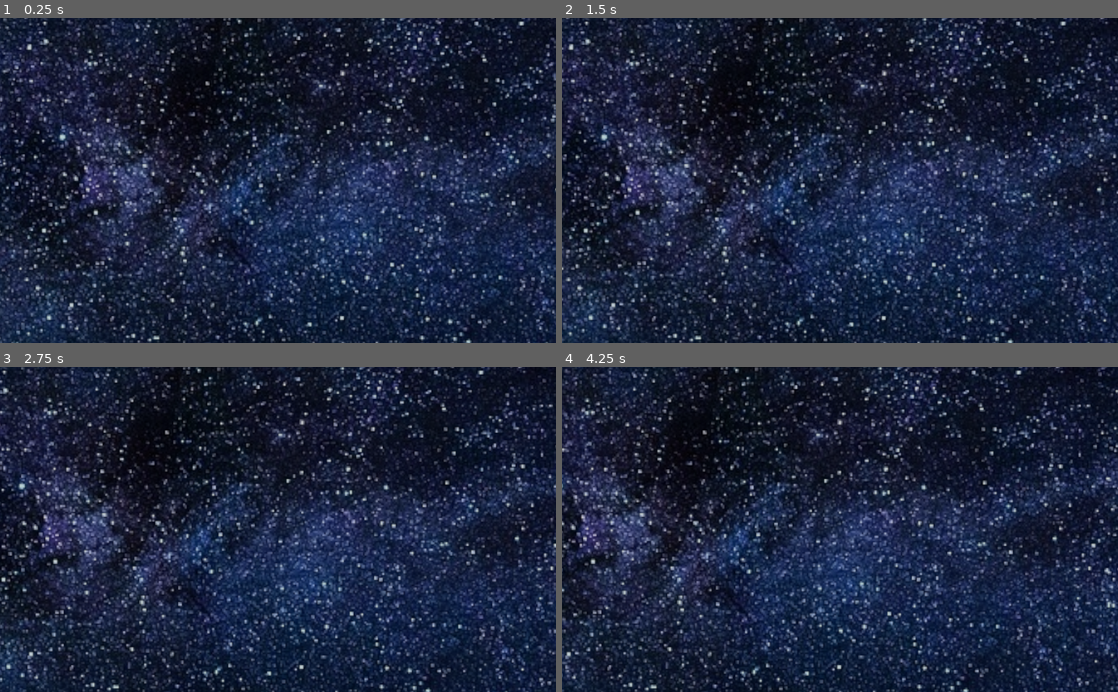
Above: before the commit, frames 1-4 (two rows, left to right).
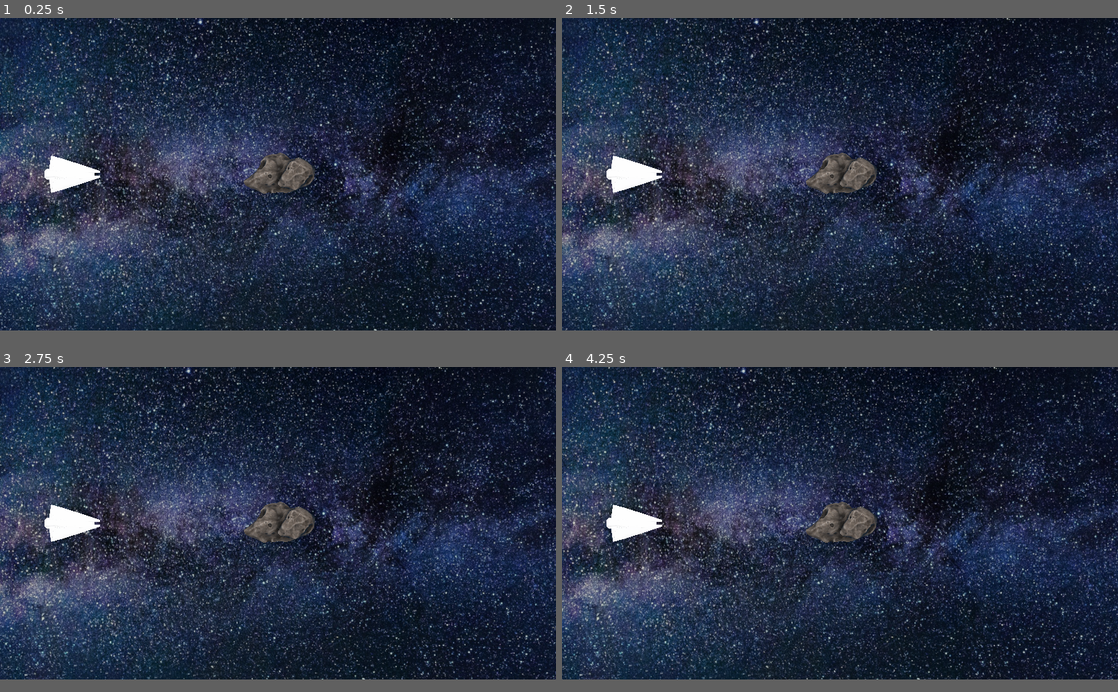
Above: after the commit, the same moments.

Repository: EESC-MKGroup/Godot-Rehab-Game-Framework
Game: Godot game, scene res://Scenes/Background.tscn
The game is run twice, just before and just after one commit, with the same random seed, the same clock (stepped at 60 frames per second) and the same inputs. Before the commit the project has no main scene; this scene is started directly in both runs.
Inputs:
- Up to frame 1 (0.25 s): no input
- Up to frame 2 (1.5 s): no input
- Up to frame 3 (2.75 s): no input
- Up to frame 4 (4.25 s): no input
In our replay, the window is 800x468 before the commit and 800x450 after it. These sizes can differ from the game's own. Grey fills any space a smaller window leaves; there, only what the larger window draws over its background counts as a difference.

The runs differ from the first frame. In frame 1, 52% of the frame differs, in the area x 0-100%, y 0-100%; in frame 2, 52%; in frame 3, 52%; in frame 4, 51%.

Commit message:
More assets

Diff:
--- /dev/null
+++ b/Actors/Asteroid.tscn
@@ -0,0 +1,99 @@
+[gd_scene load_steps=6 format=2]
+
+[ext_resource path="res://Meshes/prop_asteroid_03.obj" type="ArrayMesh" id=1]
+[ext_resource path="res://Textures/prop_asteroid_03_dff.png" type="Texture" id=2]
+[ext_resource path="res://Textures/prop_asteroid_03_nrm.png" type="Texture" id=3]
+
+[sub_resource type="SpatialMaterial" id=2]
+
+render_priority = 0
+flags_transparent = false
+flags_unshaded = false
+flags_vertex_lighting = false
+flags_no_depth_test = false
+flags_use_point_size = false
+flags_world_triplanar = false
+flags_fixed_size = false
+flags_albedo_tex_force_srgb = false
+vertex_color_use_as_albedo = true
+vertex_color_is_srgb = true
+params_diffuse_mode = 0
+params_specular_mode = 0
+params_blend_mode = 0
+params_cull_mode = 0
+params_depth_draw_mode = 0
+params_line_width = 1.0
+params_point_size = 1.0
+params_billboard_mode = 0
+params_grow = false
+params_use_alpha_scissor = false
+albedo_color = Color( 1, 1, 1, 1 )
+albedo_texture = ExtResource( 2 )
+metallic = 0.0
+metallic_specular = 0.0
+metallic_texture_channel = 0
+roughness = 0.0
+roughness_texture_channel = 0
+emission_enabled = false
+normal_enabled = true
+normal_scale = 1.0
+normal_texture = ExtResource( 3 )
+rim_enabled = false
+clearcoat_enabled = false
+anisotropy_enabled = false
+ao_enabled = false
+depth_enabled = false
+subsurf_scatter_enabled = false
+transmission_enabled = false
+refraction_enabled = false
+detail_enabled = false
+uv1_scale = Vector3( 1, 1, 1 )
+uv1_offset = Vector3( 0, 0, 0 )
+uv1_triplanar = false
+uv1_triplanar_sharpness = 1.0
+uv2_scale = Vector3( 1, 1, 1 )
+uv2_offset = Vector3( 0, 0, 0 )
+uv2_triplanar = false
+uv2_triplanar_sharpness = 1.0
+proximity_fade_enable = false
+distance_fade_enable = false
+_sections_unfolded = [ "Albedo", "Anisotropy", "Flags", "Metallic", "NormalMap", "Vertex Color" ]
+
+[sub_resource type="SphereShape" id=1]
+
+radius = 1.0
+
+[node name="Asteroid" type="KinematicBody"]
+
+input_ray_pickable = true
+input_capture_on_drag = false
+collision_layer = 1
+collision_mask = 1
+axis_lock_linear_x = false
+axis_lock_linear_y = false
+axis_lock_linear_z = false
+axis_lock_angular_x = false
+axis_lock_angular_y = false
+axis_lock_angular_z = false
+collision/safe_margin = 0.001
+
+[node name="MeshInstance" type="MeshInstance" parent="." index="0"]
+
+layers = 1
+material_override = null
+cast_shadow = 1
+extra_cull_margin = 0.0
+use_in_baked_light = false
+lod_min_distance = 0.0
+lod_min_hysteresis = 0.0
+lod_max_distance = 0.0
+lod_max_hysteresis = 0.0
+mesh = ExtResource( 1 )
+skeleton = NodePath("..")
+material/0 = SubResource( 2 )
+_sections_unfolded = [ "material" ]
+
+[node name="CollisionShape" type="CollisionShape" parent="." index="1"]
+
+shape = SubResource( 1 )
+disabled = false
--- a/Scenes/Background.tscn
+++ b/Scenes/Background.tscn
@@ -1,21 +1,19 @@
-[gd_scene load_steps=4 format=2]
+[gd_scene load_steps=5 format=2]
 
 [ext_resource path="res://Textures/milky_way.jpg" type="Texture" id=1]
 [ext_resource path="res://Actors/Player.tscn" type="PackedScene" id=2]
+[ext_resource path="res://Actors/Asteroid.tscn" type="PackedScene" id=3]
 
 [sub_resource type="GDScript" id=1]
 
 script/source = "extends Sprite3D
 
-func _ready():
-	# Called every time the node is added to the scene.
-	# Initialization here
-	pass
+export var speed = 10
 
 func _process(delta):
 	# Called every frame. Delta is time since last frame.
 	# Update game logic here.
-	region_rect.position += delta * Vector2( 10, 0 )
+	region_rect.position += delta * Vector2( speed, 0 )
 "
 
 [node name="Background" type="Sprite3D" index="0"]
@@ -34,7 +32,7 @@
 offset = Vector2( 0, 0 )
 flip_h = false
 flip_v = false
-modulate = Color( 0.824219, 0.824219, 0.824219, 1 )
+modulate = Color( 0.835938, 0.835938, 0.835938, 1 )
 opacity = 1.0
 pixel_size = 0.01
 axis = 2
@@ -47,18 +45,19 @@
 hframes = 1
 frame = 0
 region_enabled = true
-region_rect = Rect2( 0, 0, 1280, 720 )
+region_rect = Rect2( 0, 200, 1280, 720 )
 script = SubResource( 1 )
 _sections_unfolded = [ "Animation", "Flags", "Geometry", "Region", "Transform" ]
+speed = 10
 
 [node name="Player" parent="." index="0" instance=ExtResource( 2 )]
 
-transform = Transform( -9.77524e-08, 0.6, 0, -0.6, -9.77524e-08, 0, 0, 0, 0.6, -4.35795, -6.78764e-08, -0.416622 )
+transform = Transform( -1.14044e-07, 0.7, 0, -0.7, -1.14044e-07, 0, 0, 0, 0.7, -4.35795, -6.78764e-08, -0.416622 )
 _sections_unfolded = [ "Transform" ]
 
 [node name="Camera" type="Camera" parent="." index="1"]
 
-transform = Transform( 4, -3.01992e-07, -1.50996e-07, -6.03983e-07, -2, 3.25859e-07, -6.03983e-07, -6.51719e-07, -1, 0, -8.89529e-07, -5.46065 )
+transform = Transform( 1, -1.50996e-07, -1.50996e-07, -1.50996e-07, -1, 3.25846e-07, -1.50996e-07, -3.25846e-07, -1, 0, -8.89413e-07, -5.46065 )
 keep_aspect = 1
 cull_mask = 1048575
 environment = null
@@ -68,7 +67,9 @@
 projection = 1
 current = false
 fov = 70.0
-size = 2.00855
+size = 6.61238
 near = 0.05
 far = 100.0
 _sections_unfolded = [ "Transform" ]
+
+[node name="Asteroid" parent="." index="2" instance=ExtResource( 3 )]
--- a/default_env.tres
+++ b/default_env.tres
@@ -3,8 +3,8 @@
 [sub_resource type="ProceduralSky" id=1]
 
 radiance_size = 4
-sky_top_color = Color( 0.0470588, 0.454902, 0.976471, 1 )
-sky_horizon_color = Color( 0.556863, 0.823529, 0.909804, 1 )
+sky_top_color = Color( 1, 1, 1, 1 )
+sky_horizon_color = Color( 1, 1, 1, 1 )
 sky_curve = 0.25
 sky_energy = 1.0
 ground_bottom_color = Color( 0.101961, 0.145098, 0.188235, 1 )
@@ -19,6 +19,7 @@
 sun_curve = 0.05
 sun_energy = 16.0
 texture_size = 2
+_sections_unfolded = [ "Sky" ]
 
 [resource]
 
@@ -98,3 +99,4 @@
 adjustment_brightness = 1.0
 adjustment_contrast = 1.0
 adjustment_saturation = 1.0
+_sections_unfolded = [ "Background" ]
--- a/project.godot
+++ b/project.godot
@@ -11,8 +11,15 @@
 [application]
 
 config/name="AnkleBot_Games"
+run/main_scene="res://Scenes/Background.tscn"
 config/icon="res://icon.png"
+
+[display]
+
+window/size/width=1280
+window/size/height=720
 
 [rendering]
 
+environment/default_clear_color=Color( 1, 1, 1, 1 )
 environment/default_environment="res://default_env.tres"
Not shown, added: Meshes/prop_asteroid_01.mtl
Not shown, added: Meshes/prop_asteroid_01.obj
Not shown, added: Meshes/prop_asteroid_01.obj.import
Not shown, added: Meshes/prop_asteroid_02.mtl
Not shown, added: Meshes/prop_asteroid_02.obj
Not shown, added: Meshes/prop_asteroid_02.obj.import
Not shown, added: Meshes/prop_asteroid_03.mtl
Not shown, added: Meshes/prop_asteroid_03.obj
Not shown, added: Meshes/prop_asteroid_03.obj.import
Binary file changed: Textures/milky_way.jpg
Not shown, changed: Textures/milky_way.jpg.import
Binary file added: Textures/prop_asteroid_01_dff.png
(and 17 more such lines)
